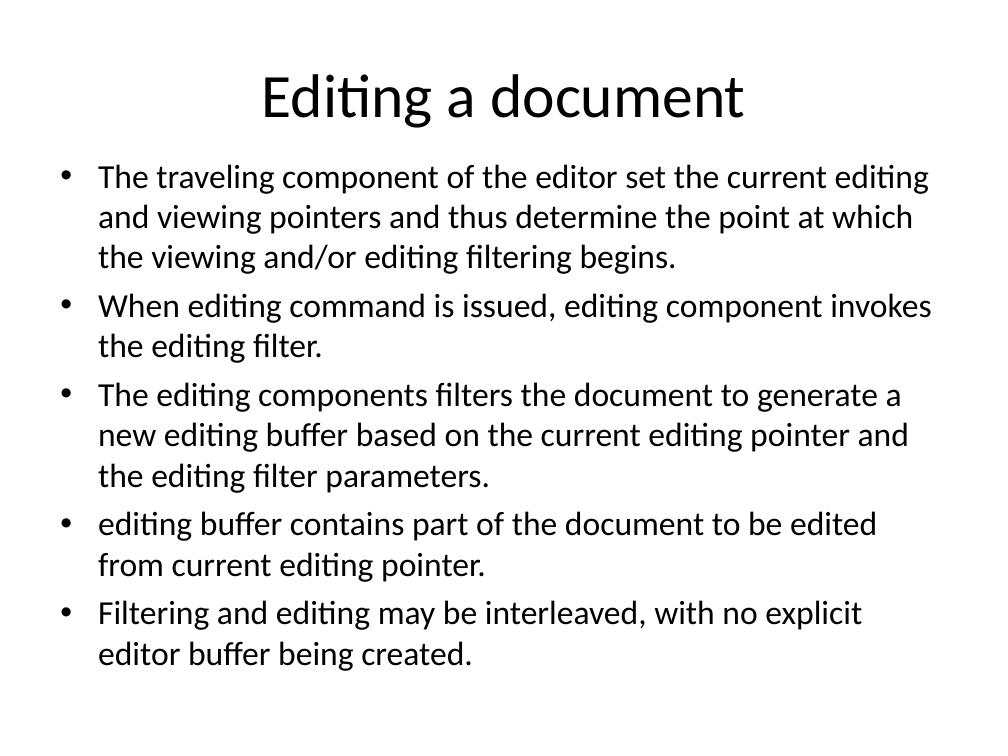
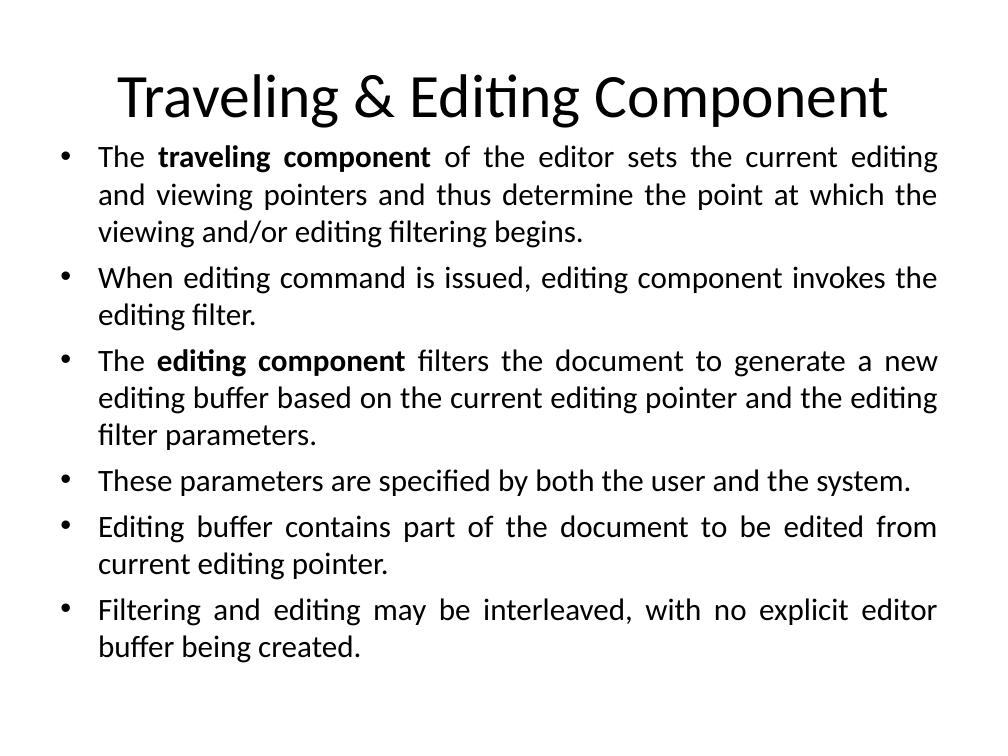
Before and after one commit to kazimsayed954/S5, a slide deck: slide 16 of 02. System Software/Sir's PPTs/6. Editors and Debuggers.ppt (slide 15 before the commit). Drawn at 1008x756 pixels with LibreOffice and Linux fonts; fonts in the diff are those of the drawing. Boxes give left, top, right and bottom in pixels: in the first picture for what was removed or moved away, otherwise in the second. Text is boxed around its words. In the diff, an @@ line names an element or a change of style, - is before the commit and + after.

Commit message:
Modified SS PPTs

```diff
--- a/02. System Software/Sir's PPTs/6. Editors and Debuggers.ppt
+++ b/02. System Software/Sir's PPTs/6. Editors and Debuggers.ppt
@@ title at [117,74,890,128]: text changed @@
-Editing a document
+Traveling & Editing Component
@@ text "The traveling component of the ...": place and size @@
-text "The traveling component of the ..." at [98,164,931,671]
+text "The traveling component of the ..." at [98,145,938,663]
@@ text at [98,145,938,248]: text changed; size 24 to 22.2 pt @@
-• The traveling component of the editor set the current editing and viewing pointers and thus determine the point at which the viewing and/or editing filtering begins.
+• The traveling component of the editor sets the current editing and viewing pointers and thus determine the point at which the viewing and/or editing filtering begins.
@@ text at [98,266,937,663]: size 24 to 22.2 pt in "When editing command is issued, editing component ...", "Filtering and editing may be interleaved, with ..."; alignment left to justified @@
@@ text at [98,349,938,580]: text changed; size 24 to 22.2 pt @@
-• The editing components filters the document to generate a new editing buffer based on the current editing pointer and the editing filter parameters.
-• editing buffer contains part of the document to be edited from current editing pointer.
+• The editing component filters the document to generate a new editing buffer based on the current editing pointer and the editing filter parameters.
+• These parameters are specified by both the user and the system.
+• Editing buffer contains part of the document to be edited from current editing pointer.
```
Also in this commit, not shown: 46 other slides changed, 3 slides added, 1 other file.
